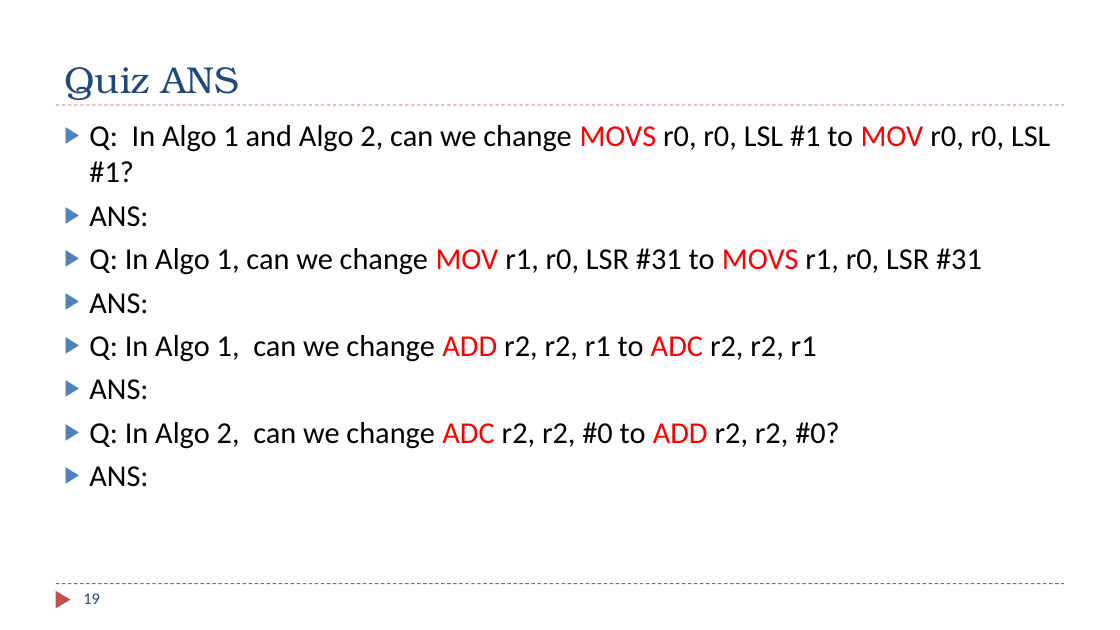
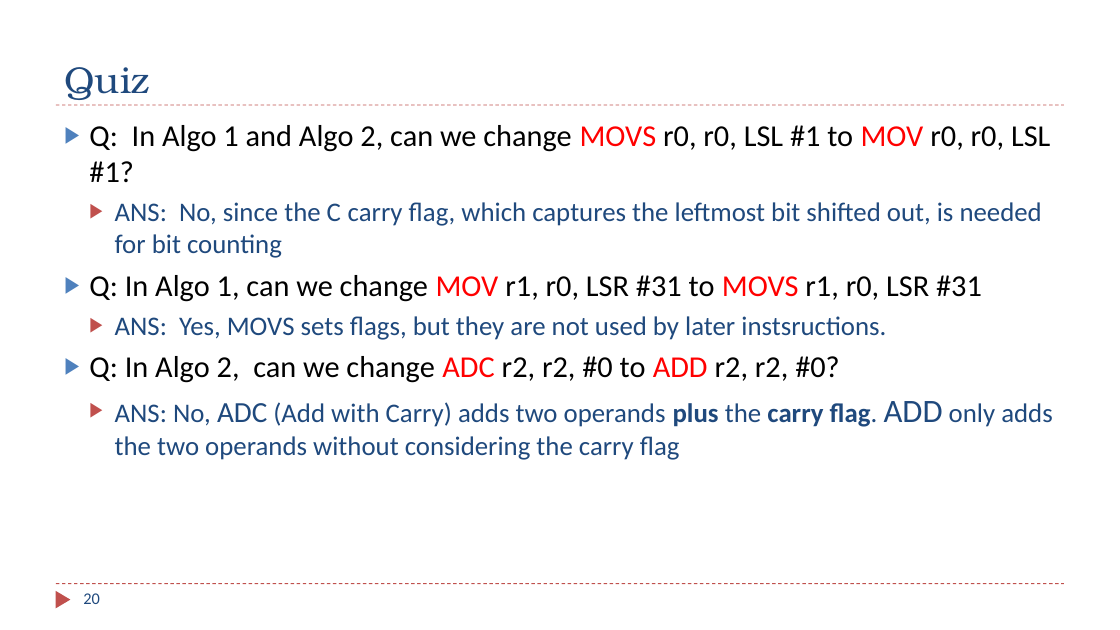
Before and after one commit to guhofstra/CSC111Fa25, a slide deck: slide 20 of PPTs/Ch7_Structured_Programming.pptx (slide 19 before the commit). Drawn at 1120x630 pixels with LibreOffice and Linux fonts; fonts in the diff are those of the drawing. Boxes give left, top, right and bottom in pixels: in the first picture for what was removed or moved away, otherwise in the second. Text is boxed around its words. In the diff, an @@ line names an element or a change of style, - is before the commit and + after.

```diff
--- a/PPTs/Ch7_Structured_Programming.pptx
+++ b/PPTs/Ch7_Structured_Programming.pptx
@@ title at <box>64,67,149,100</box>: text changed @@
-Quiz ANS
+Quiz
@@ text at <box>115,202,1042,258</box>: text changed; size 26 to 23 pt; text colour #000000 to #1F497D @@
-▶ ANS:
+  ▶ ANS: No, since the C carry flag, which captures the leftmost bit shifted out, is needed for bit counting
@@ text at <box>115,316,886,340</box>: text changed; size 26 to 23 pt; text colour #000000 to #1F497D @@
-▶ ANS:
-▶ Q: In Algo 1, can we change ADD r2, r2, r1 to ADC r2, r2, r1
-▶ ANS:
+  ▶ ANS: Yes, MOVS sets flags, but they are not used by later instsructions.
@@ text at <box>115,402,878,460</box>: text changed; size 26 to 23 pt; text colour #000000 to #1F497D @@
-▶ ANS:
+  ▶ ANS: No, ADC (Add with Carry) adds two operands plus the carry flag. ADD only adds the two operands without considering the carry flag
@@ page number at <box>83,593,100,604</box>: text changed @@
-19
+20
```
Also in this commit, not shown: 2 other slides changed, 1 slide added, 1 slide removed, 4 other files.
